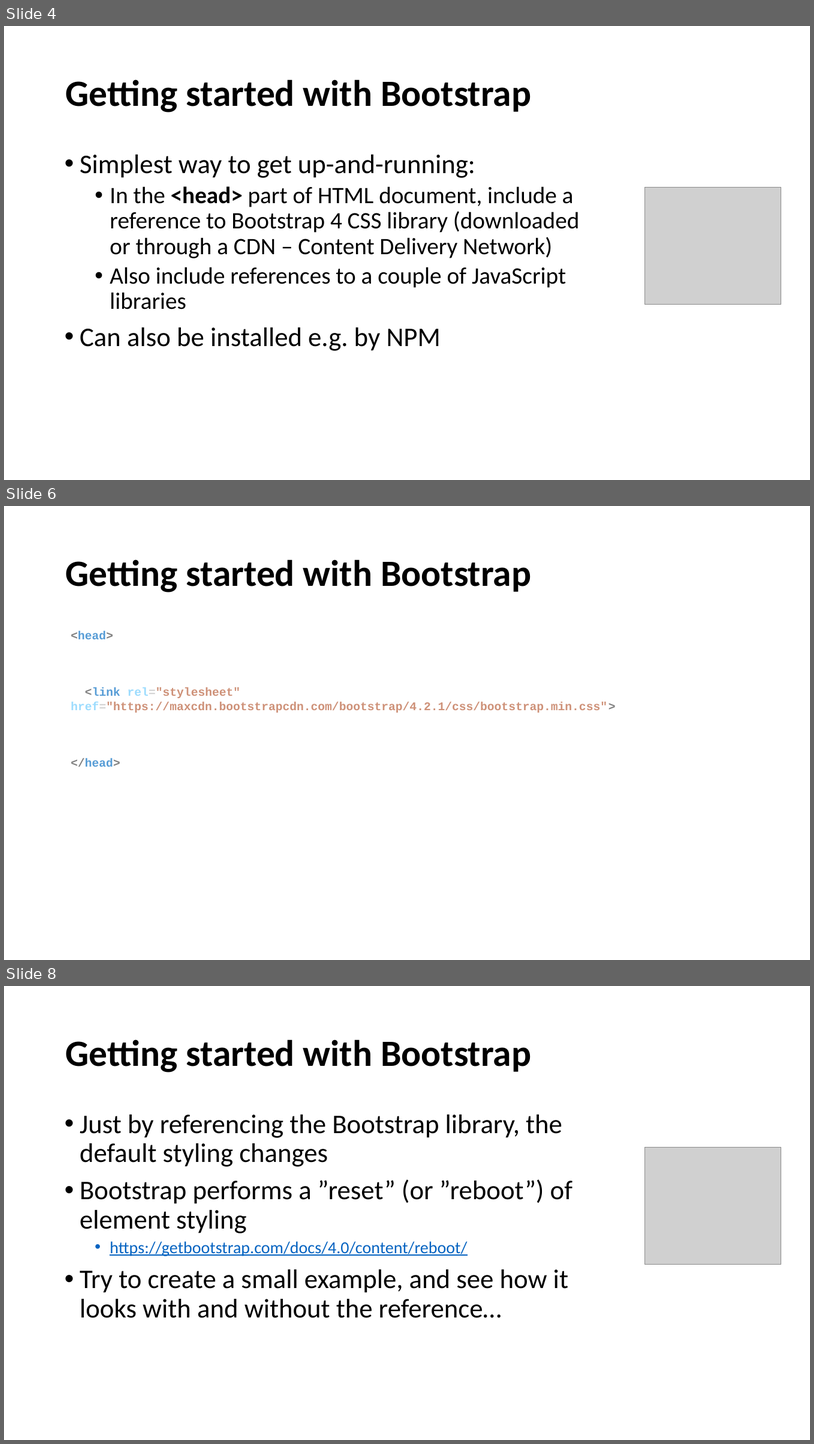
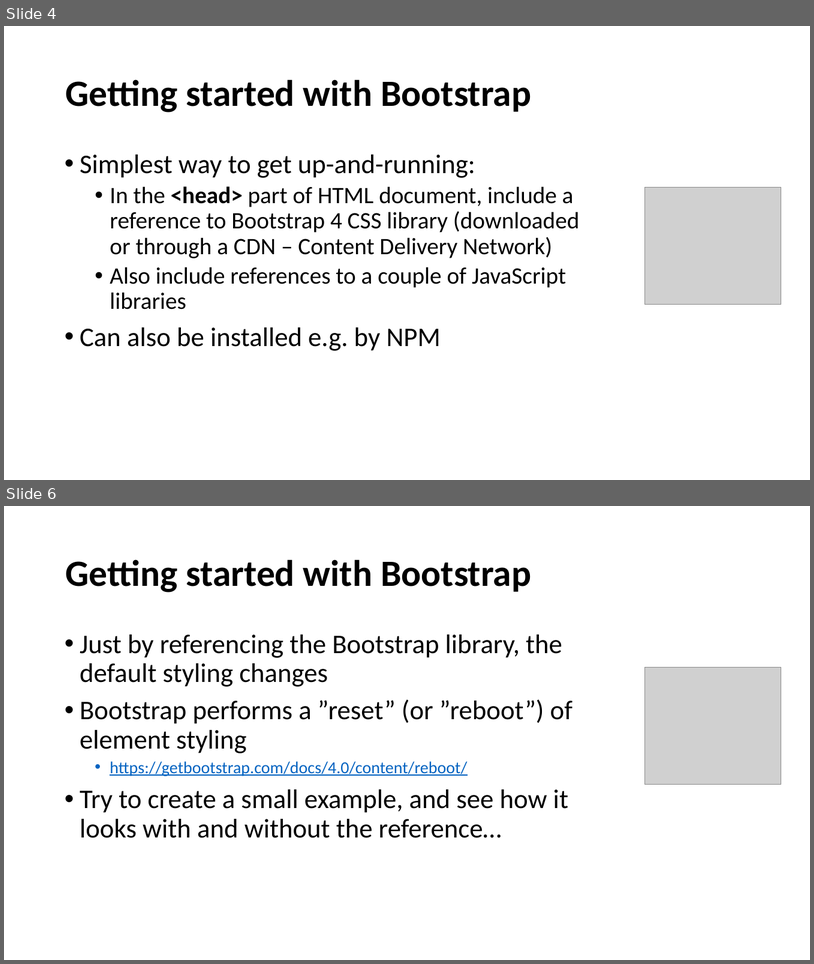
Before and after one commit to perl-easj/WebProg, a slide deck: 20_Bootstrap/BootstrapOverview.pptx. Shown one above the other, each under a label of ours: slides 4, 6 and 8 before the commit, slides 4 and 6 after it; the slides between them are not shown. The pictures are 814x1444 and 814x964 pixels, drawn with LibreOffice and Linux fonts; fonts in the diff are those of the drawing; grey boxes stand for pictures. Boxes give left, top, right and bottom in pixels: in the first picture for what was removed or moved away, otherwise in the second. Text is boxed around its words. In the diff, an @@ line names an element or a change of style, - is before the commit and + after.

Commit message:
Added materials for WP Day 2 (Bootstrap 4)

```diff
--- a/20_Bootstrap/BootstrapOverview.pptx
+++ b/20_Bootstrap/BootstrapOverview.pptx
@@ slide 6 removed at bbox=[4, 506, 810, 960], background #FFFFFF @@
@@ title removed at bbox=[65, 559, 531, 592] @@
-Getting started with Bootstrap
@@ text removed at bbox=[71, 631, 615, 766] @@
-<head>
-<link rel="stylesheet" href="https://maxcdn.bootstrapcdn.com/bootstrap/4.2.1/css/bootstrap.min.css">
-</head>
@@ what was slide 8 is now slide 6 @@
```
Also in this commit, not shown: 2 slides changed, 1 slide added, 1 other slide removed, 47 other files.
